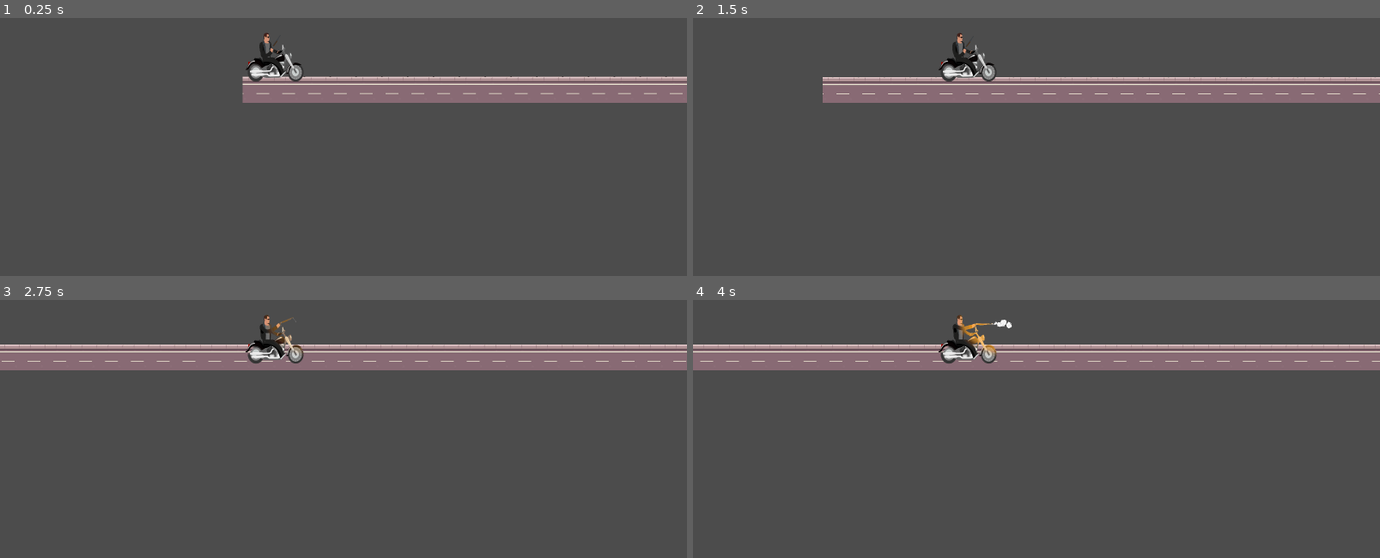
Above: before the commit, frames 1-4 (two rows, left to right).
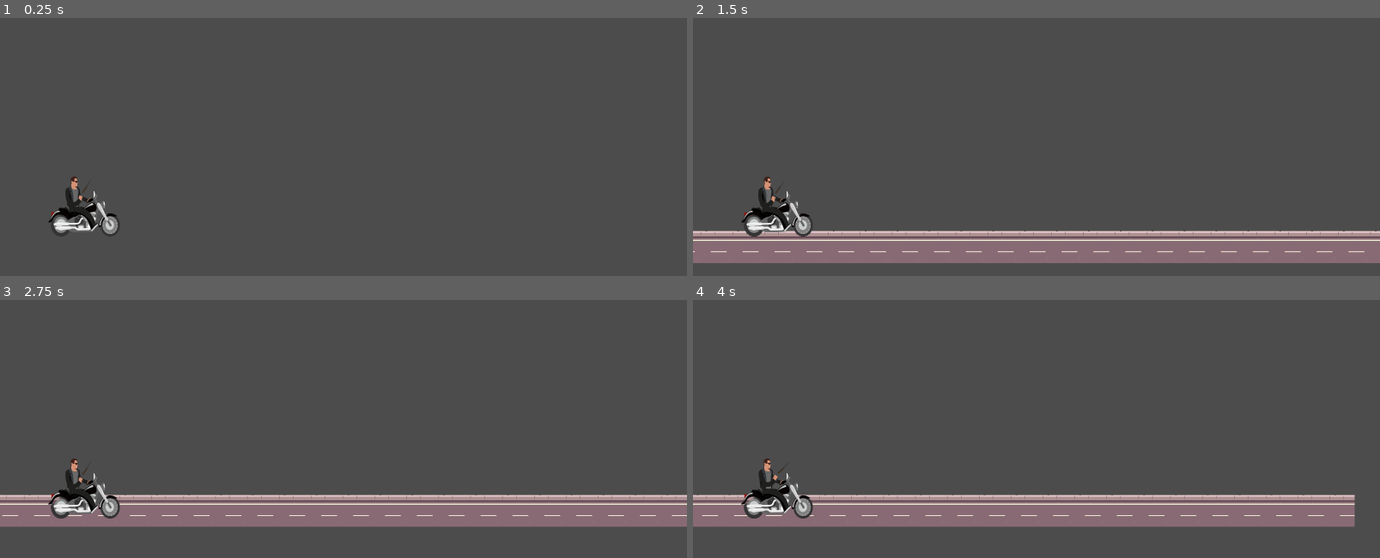
Above: after the commit, the same moments.

Repository: RafaelPuhl/Sons-Of-Anarchy-Game-GODOT-
Game: Godot game, scene res://scenes/Fase_1.tscn
Same seed, same stepped clock (60 frames per second), same inputs: the game is played once before the commit and once after it.
Inputs:
- Up to frame 1 (0.25 s): no input
- Up to frame 2 (1.5 s): hold F (atirar) 0.53-1.28 s; hold Right (right) from 0.53 s (still down); tap Space (jump) at 0.77 s; tap Left (stop) at 1.35 s
- Up to frame 3 (2.75 s): tap Space (jump) at 1.52 s; release Right (right) at 2.03 s; hold F (atirar) from 2.03 s (still down)
- Up to frame 4 (4 s): release F (atirar) at 2.78 s; hold Right (right) from 2.78 s (still down); tap Left (stop) at 2.85 s; tap Space (jump) at 3.02, 3.77 s; hold F (atirar) from 3.53 s (still down)

The runs differ from the first frame. In frame 1, 7.9% of the frame differs, in the area x 7-100%, y 5-85%; in frame 2, 21%; in frame 3, 22%, in the area x 0-100%, y 5-89%; in frame 4, 22%.

Commit message:
bullet_add

Diff:
--- a/Player/Player_JaxTeller.tscn
+++ b/Player/Player_JaxTeller.tscn
@@ -1,24 +1,21 @@
-[gd_scene load_steps=17 format=2]
+[gd_scene load_steps=14 format=2]
 
 [ext_resource path="res://Player/Fundo de A22 Removido.png" type="Texture" id=1]
 [ext_resource path="res://Player/Fundo de A11 Removido.png" type="Texture" id=2]
 [ext_resource path="res://Player/Player_JaxTeller.gd" type="Script" id=3]
-[ext_resource path="res://Player/Fundo de B7 Removido.png" type="Texture" id=4]
 [ext_resource path="res://Player/Fundo de B2 Removido.png" type="Texture" id=5]
 [ext_resource path="res://Player/Fundo de B4 Removido.png" type="Texture" id=6]
 [ext_resource path="res://Player/Fundo de B3 Removido.png" type="Texture" id=7]
-[ext_resource path="res://Player/Fundo de B8 Removido.png" type="Texture" id=8]
 [ext_resource path="res://Player/Fundo de B5 Removido.png" type="Texture" id=9]
 [ext_resource path="res://Player/Fundo de B1 Removido.png" type="Texture" id=10]
-[ext_resource path="res://Player/Fundo de B6 Removido.png" type="Texture" id=11]
 [ext_resource path="res://Player/shotgun-firing-4-6746.mp3" type="AudioStream" id=12]
 
 [sub_resource type="SpriteFrames" id=1]
 animations = [ {
-"frames": [ ExtResource( 10 ), ExtResource( 5 ), ExtResource( 7 ), ExtResource( 6 ), ExtResource( 9 ), ExtResource( 11 ), ExtResource( 4 ), ExtResource( 8 ) ],
+"frames": [ ExtResource( 10 ), ExtResource( 5 ), ExtResource( 7 ), ExtResource( 6 ), ExtResource( 9 ) ],
 "loop": true,
 "name": "fire",
-"speed": 10.0
+"speed": 15.0
 }, {
 "frames": [ ExtResource( 2 ), ExtResource( 1 ) ],
 "loop": true,
@@ -63,7 +60,7 @@
 shape = SubResource( 4 )
 
 [node name="Camera2D" type="Camera2D" parent="."]
-offset = Vector2( 500, 0 )
+offset = Vector2( 1200, -600 )
 current = true
 
 [node name="ShootSound" type="AudioStreamPlayer" parent="."]
--- a/project.godot
+++ b/project.godot
@@ -18,7 +18,7 @@
 
 window/size/width=1600
 window/size/height=1024
-window/stretch/shrink=0.47
+window/stretch/shrink=0.58
 
 [gui]
 
--- a/scenes/Fase_1.tscn
+++ b/scenes/Fase_1.tscn
@@ -35,7 +35,7 @@
 [node name="TileMap" type="TileMap" parent="."]
 tile_set = SubResource( 2 )
 format = 1
-tile_data = PoolIntArray( 196689, 0, 0, 262223, 0, 0, 327757, 0, 0, 393216, 0, 0, 393218, 0, 0, 393220, 0, 0, 393222, 0, 0, 393224, 0, 0, 393226, 0, 0, 393228, 0, 0, 393230, 0, 0, 393232, 0, 0, 393234, 0, 0, 393236, 0, 0, 393238, 0, 0, 393240, 0, 0, 393242, 0, 0, 393244, 0, 0, 393246, 0, 0, 393248, 0, 0, 393250, 0, 0, 393252, 0, 0, 393254, 0, 0, 393256, 0, 0, 393258, 0, 0, 393260, 0, 0, 393262, 0, 0, 393264, 0, 0, 393266, 0, 0, 393268, 0, 0, 393270, 0, 0, 393272, 0, 0, 393274, 0, 0, 393276, 0, 0, 393278, 0, 0, 393280, 0, 0, 393282, 0, 0, 393284, 0, 0, 393287, 0, 0, 393289, 0, 0, 393291, 0, 0, 393293, 0, 0, 393295, 0, 0, 393304, 0, 0, 393306, 0, 0, 393309, 0, 0 )
+tile_data = PoolIntArray( 983024, 0, 0, 983026, 0, 0, 983028, 0, 0, 983030, 0, 0, 983032, 0, 0, 983034, 0, 0, 983036, 0, 0, 983038, 0, 0, 917504, 0, 0, 917506, 0, 0, 917508, 0, 0, 917510, 0, 0, 917512, 0, 0, 917514, 0, 0, 917516, 0, 0, 917518, 0, 0, 917520, 0, 0, 917522, 0, 0, 917524, 0, 0, 917526, 0, 0, 917528, 0, 0, 917530, 0, 0, 917532, 0, 0, 917534, 0, 0, 917536, 0, 0, 917538, 0, 0, 917540, 0, 0, 917542, 0, 0, 917544, 0, 0, 917546, 0, 0, 917548, 0, 0, 917550, 0, 0, 917552, 0, 0, 917554, 0, 0, 917556, 0, 0, 917558, 0, 0, 917560, 0, 0, 917562, 0, 0, 917564, 0, 0, 917566, 0, 0, 917568, 0, 0, 917570, 0, 0, 917572, 0, 0 )
 
 [node name="Player_JaxTeller" parent="." instance=ExtResource( 3 )]
 
Binary file added: Elements/Municao_player.png
Not shown, added: Elements/Municao_player.png.import
